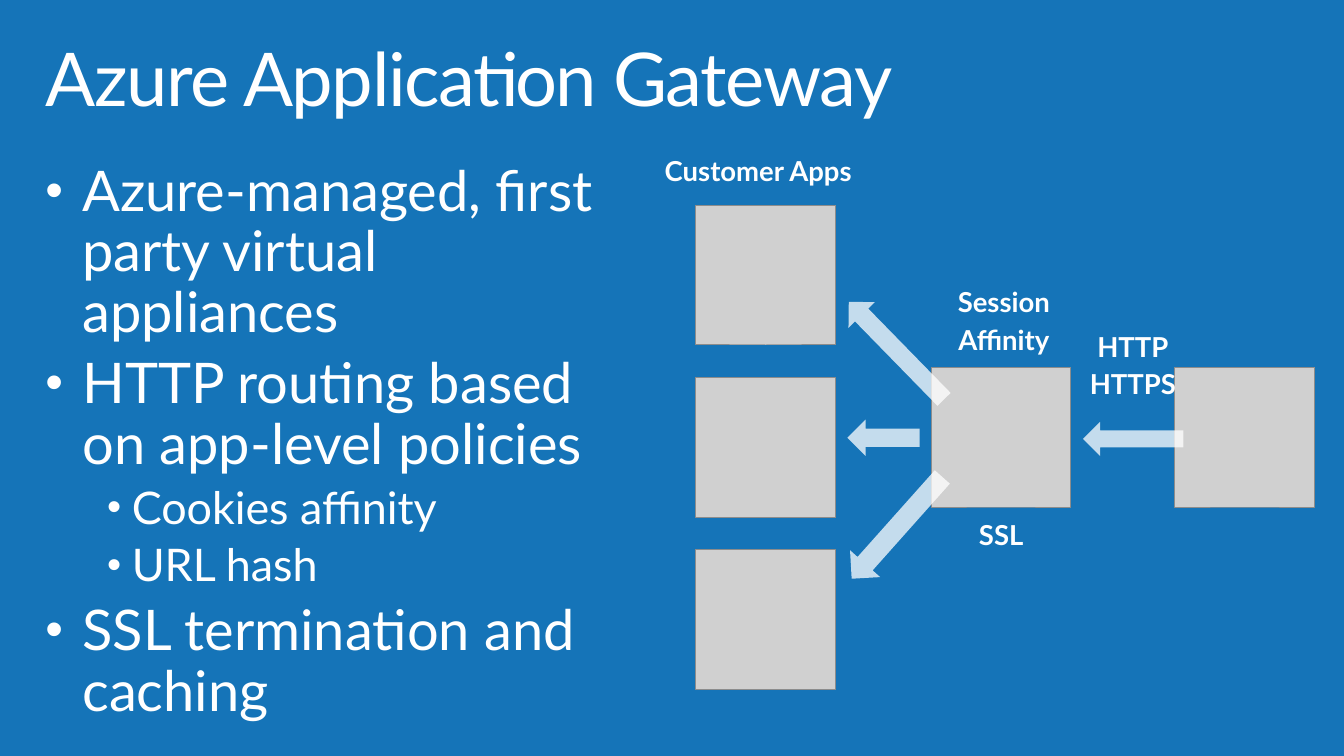
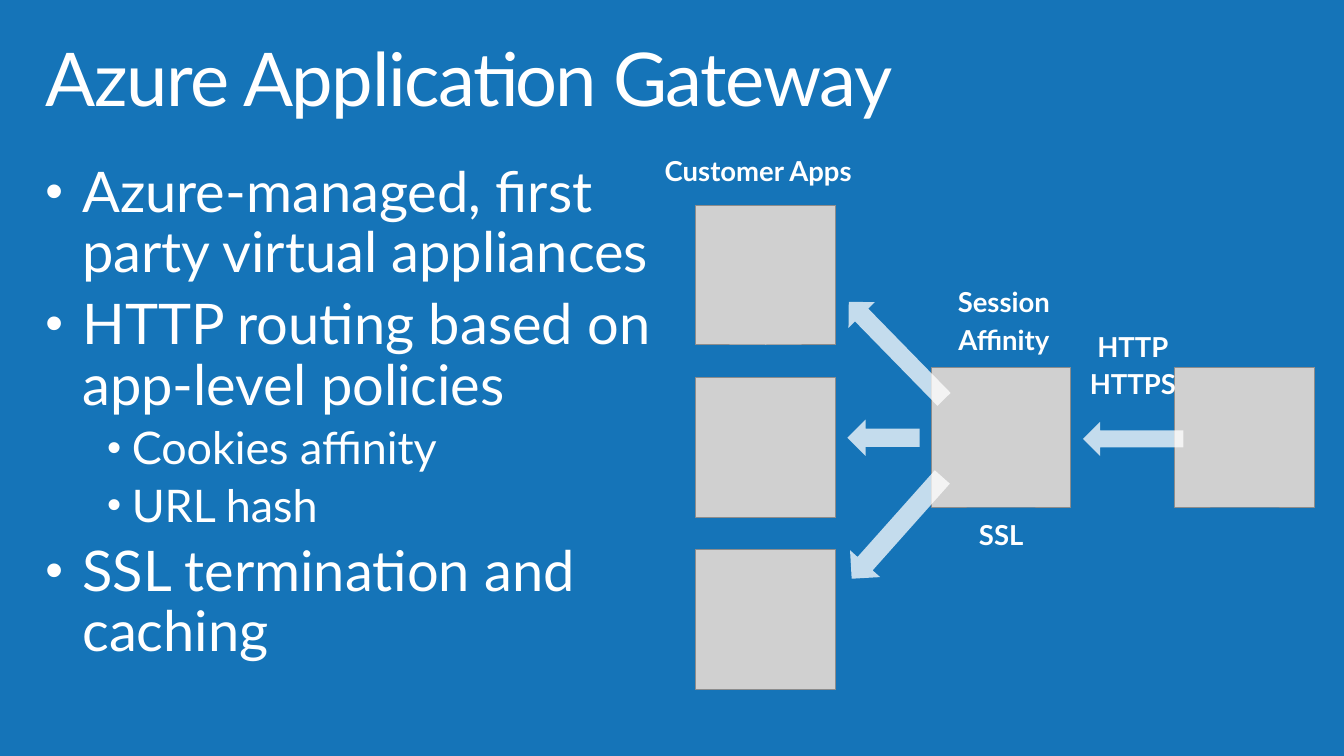
Before and after one commit to AzureCAT-GSI/Networking, a slide deck: slide 10 of Networking.pptx. Drawn at 1344x756 pixels with LibreOffice and Linux fonts; fonts in the diff are those of the drawing; grey boxes stand for pictures; background and template pictures are left out. Boxes give left, top, right and bottom in pixels: in the first picture for what was removed or moved away, otherwise in the second. Text is boxed around its words. In the diff, an @@ line names an element or a change of style, - is before the commit and + after.

```diff
--- a/Networking.pptx
+++ b/Networking.pptx
@@ text "Azure-managed, first party virtual appliances" rewrapped from bbox=[82, 169, 593, 721] to bbox=[82, 170, 651, 662] @@
```
Also in this commit, not shown: 11 other slides changed, 7 slides removed.
